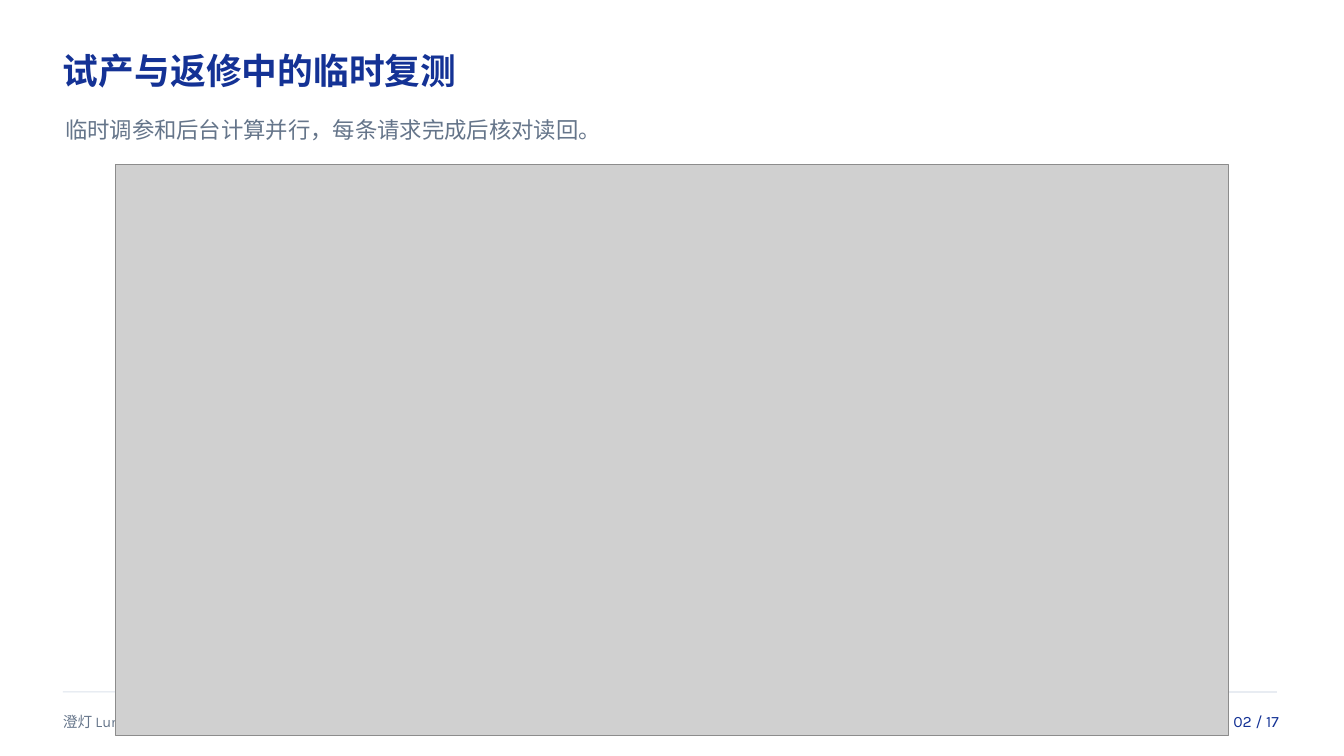
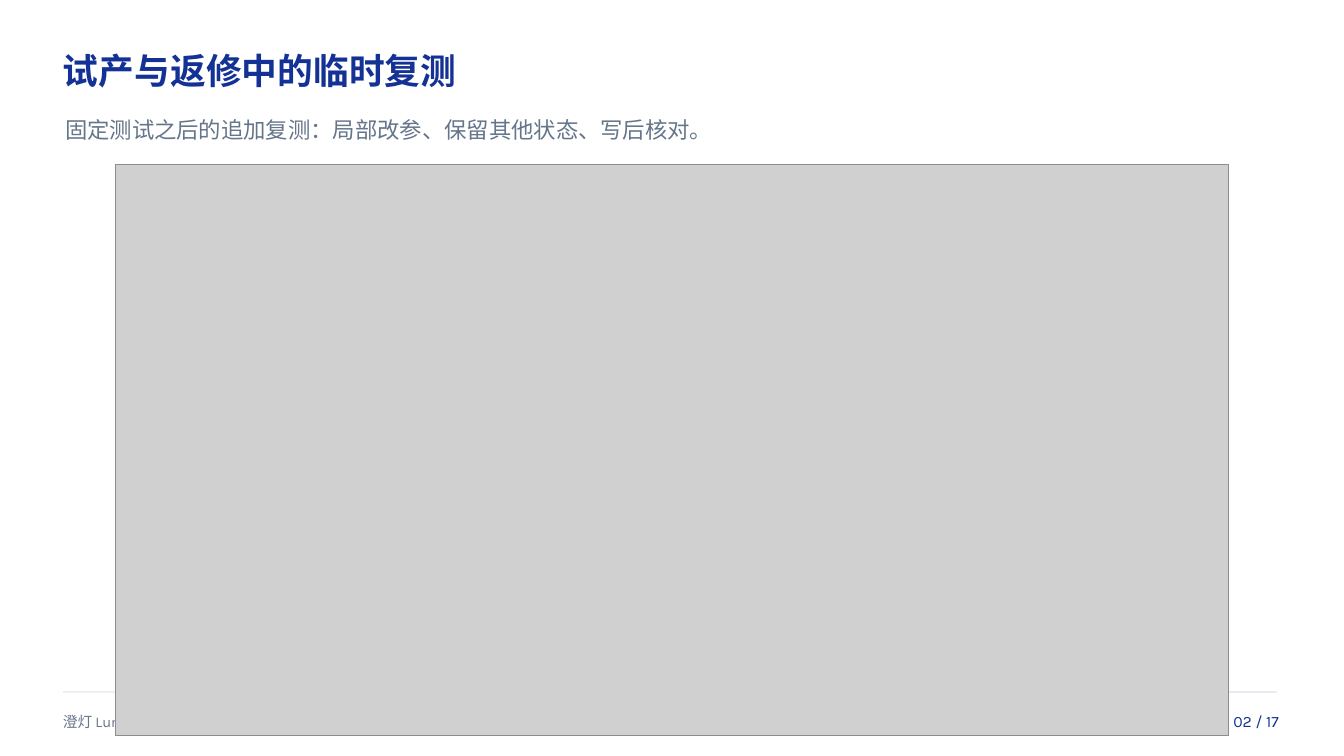
Before and after one commit to luffy1688/FPGA-RISC-CPU, a slide deck: slide 2 of docs/LumaRV_答辩演示.pptx. Drawn at 1344x756 pixels with LibreOffice and Linux fonts; fonts in the diff are those of the drawing; grey boxes stand for pictures. Boxes give left, top, right and bottom in pixels: in the first picture for what was removed or moved away, otherwise in the second. Text is boxed around its words. In the diff, an @@ line names an element or a change of style, - is before the commit and + after.

```diff
--- a/docs/LumaRV_答辩演示.pptx
+++ b/docs/LumaRV_答辩演示.pptx
@@ text at box(65, 119, 712, 140): text changed @@
-临时调参和后台计算并行，每条请求完成后核对读回。
+固定测试之后的追加复测：局部改参、保留其他状态、写后核对。
```
Also in this commit, not shown: 9 other slides changed, 24 other files.
